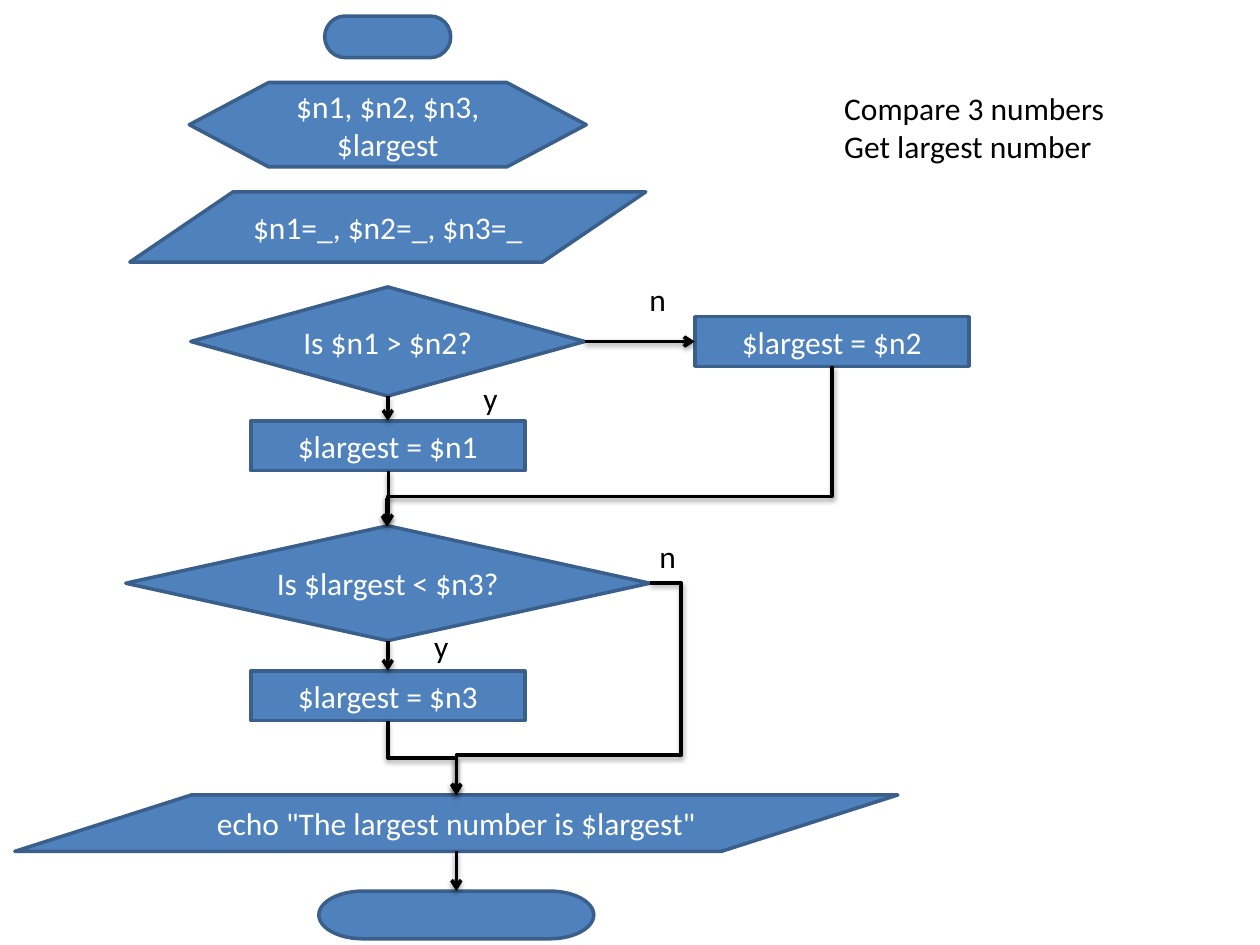
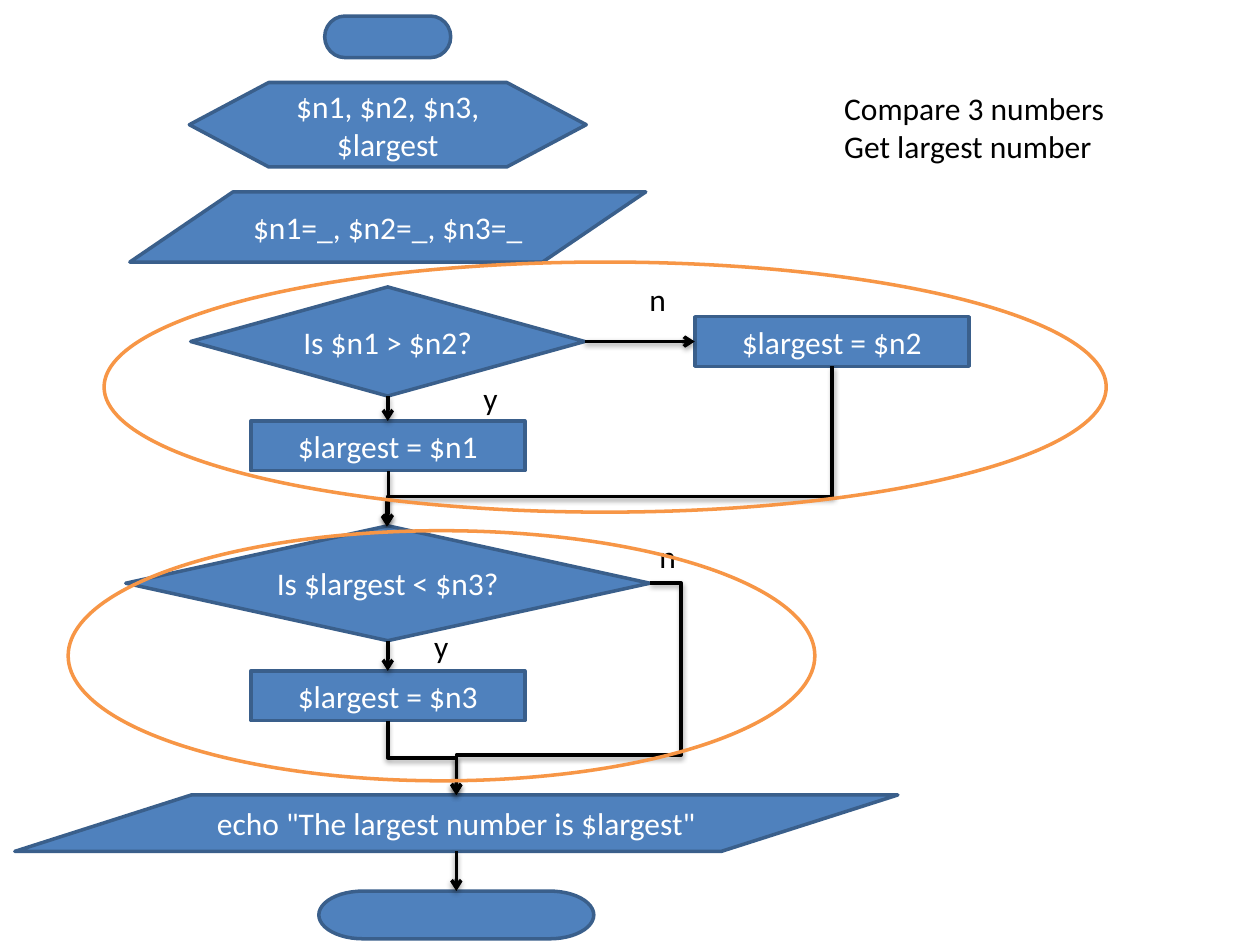
Before and after one commit to Charlie-Lang/ctcp-online-2020-wd3-batch2, a slide deck: slide 13 of visual aids.pptx. Drawn at 1260x945 pixels with LibreOffice and Linux fonts; fonts in the diff are those of the drawing. Boxes give left, top, right and bottom in pixels: in the first picture for what was removed or moved away, otherwise in the second. Text is boxed around its words. In the diff, an @@ line names an element or a change of style, - is before the commit and + after.

```diff
--- a/visual aids.pptx
+++ b/visual aids.pptx
@@ ellipse added at bbox=[105, 262, 1106, 513], outline #F79646 2 pt @@
@@ ellipse added at bbox=[68, 530, 815, 781], outline #F79646 2 pt @@
```
Also in this commit, not shown: 3 slides added, 1 other file.
